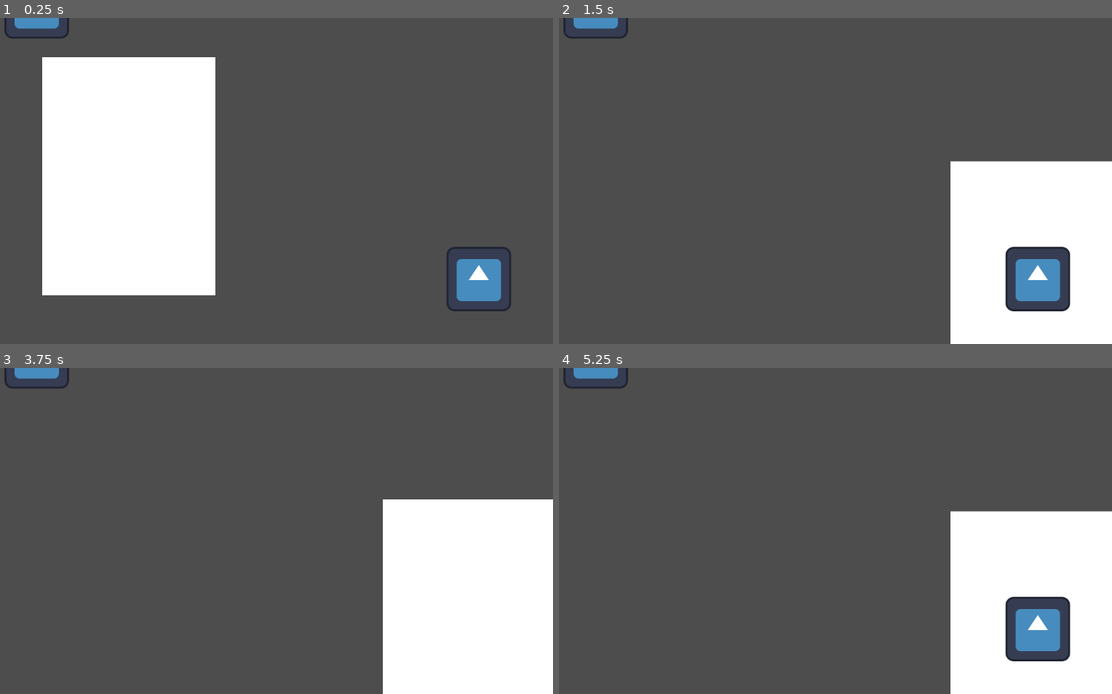
Above: before the commit, frames 1-4 (two rows, left to right).
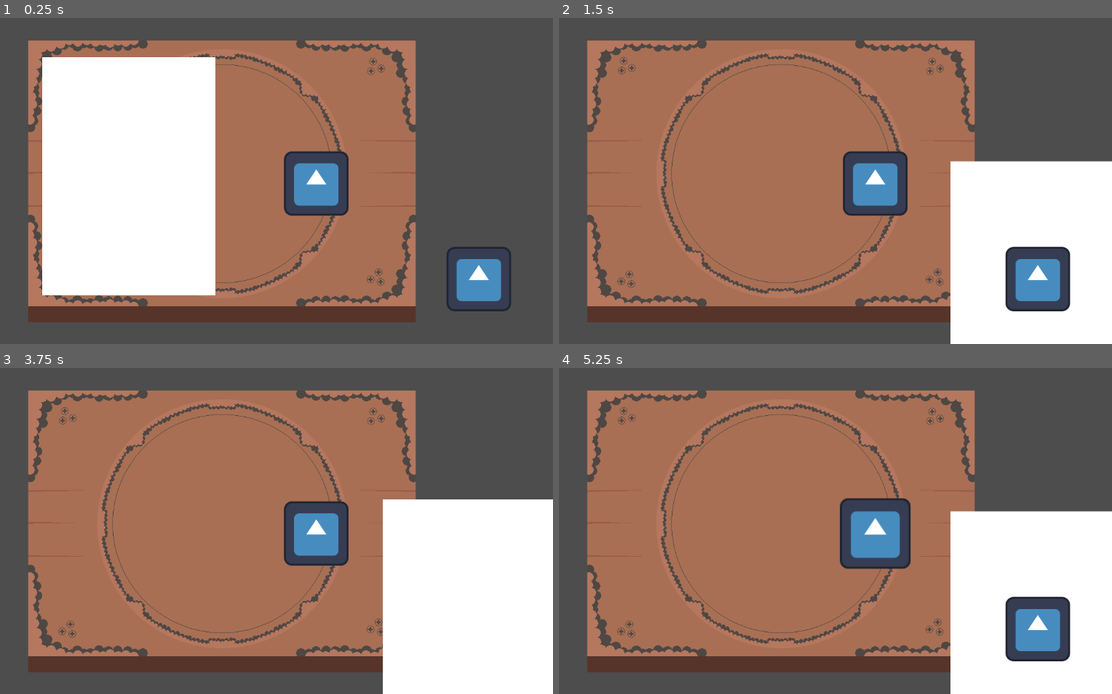
Above: after the commit, the same moments.

Repository: Shiro-zero/projecbutterfly
Game: Godot game, scene res://world.tscn
Same seed, same stepped clock (60 frames per second), same inputs: the game is played once before the commit and once after it. The engine's default icon, where the game draws it, is replaced by a stand-in: a white triangle on a blue panel in a dark square.
Inputs (mouse positions are in pixels of both pictures, inside the frame that each line leads up to):
- Up to frame 1 (0.25 s): no input
- Up to frame 2 (1.5 s): tap Enter at 0.5 s; drag from (686, 174) to (1040, 278) at 0.52 s; drag from (702, 197) to (1040, 278) at 1.27 s
- Up to frame 3 (3.75 s): tap Space at 2, 3.5 s; move the mouse to (320, 459) at 2.02 s; click (320, 459) at 2.17 s; tap Enter at 2.75 s; drag from (232, 596) to (481, 628) at 2.77 s; move the mouse to (436, 579) at 3.52 s; click (436, 579) at 3.67 s
- Up to frame 4 (5.25 s): tap Enter at 4.25 s; drag from (647, 482) to (735, 449) at 4.27 s; tap Space at 5 s; move the mouse to (852, 531) at 5.02 s; click (852, 531) at 5.17 s

The runs differ from the first frame. In frame 1, 35% of the frame differs, in the area x 0-76%, y 0-94%; in frame 2, 55%; in frame 3, 54%; in frame 4, 55%.

Commit message:
better stamp and buro

Diff:
--- a/assets/feuille papier/feuille_papier.tscn
+++ b/assets/feuille papier/feuille_papier.tscn
@@ -3,11 +3,22 @@
 [ext_resource type="Script" uid="uid://d0yn4vrme7gqa" path="res://assets/feuille papier/feuille_papier.gd" id="1_v5b2u"]
 
 [sub_resource type="RectangleShape2D" id="RectangleShape2D_fj7yv"]
-size = Vector2(342, 476)
+size = Vector2(343, 473.5)
 
 [node name="FeuillePapier" type="Node2D"]
 script = ExtResource("1_v5b2u")
 base_z_index = 0
+
+[node name="Stamp area" type="Control" parent="."]
+unique_name_in_owner = true
+z_index = 1
+clip_contents = true
+layout_mode = 3
+anchors_preset = 0
+offset_left = -171.0
+offset_top = -238.0
+offset_right = 174.0
+offset_bottom = 237.0
 
 [node name="ColorRect" type="ColorRect" parent="."]
 offset_left = -170.0
@@ -20,7 +31,7 @@
 collision_mask = 3
 
 [node name="CollisionShape2D" type="CollisionShape2D" parent="Area2D"]
-position = Vector2(3, -3)
+position = Vector2(1.5, -0.75)
 shape = SubResource("RectangleShape2D_fj7yv")
 
 [connection signal="mouse_entered" from="Area2D" to="." method="_on_area_2d_mouse_entered"]
--- a/assets/stamp/stamp.gd
+++ b/assets/stamp/stamp.gd
@@ -6,13 +6,13 @@
 var is_charged = true
 
 
-func stamp(feuille):
+func stamp(feuille:Node2D):
 	if is_charged:
 		var mark = null
 		if is_accepted_stamp:
 			mark = accepted_mark.instantiate()
 		else:
 			mark = refused_mark.instantiate()
-		feuille.add_child(mark)
+		feuille.get_child(0).add_child(mark)
 		mark.global_position = global_position
 		feuille.is_accepted = is_accepted_stamp
--- a/world.tscn
+++ b/world.tscn
@@ -1,10 +1,15 @@
-[gd_scene load_steps=4 format=3 uid="uid://caobt1w4cxy2p"]
+[gd_scene load_steps=5 format=3 uid="uid://caobt1w4cxy2p"]
 
+[ext_resource type="Texture2D" uid="uid://br7ra31tcuxv0" path="res://2.png" id="1_aqk2v"]
 [ext_resource type="Script" uid="uid://ckg7jxs3yk8bw" path="res://assets/draggable/draggable_controller.gd" id="2_tlwt5"]
 [ext_resource type="PackedScene" uid="uid://hb3aac8egouy" path="res://assets/stamp/stamp.tscn" id="3_aqk2v"]
 [ext_resource type="PackedScene" uid="uid://bvymuumfip7mt" path="res://assets/feuille papier/feuille_papier.tscn" id="3_tlwt5"]
 
 [node name="World" type="Node2D"]
+
+[node name="bureau" type="Sprite2D" parent="."]
+position = Vector2(496, 325)
+texture = ExtResource("1_aqk2v")
 
 [node name="DraggableController" type="Node2D" parent="."]
 script = ExtResource("2_tlwt5")
@@ -16,5 +21,5 @@
 position = Vector2(1005, 519)
 
 [node name="Stamp2" parent="DraggableController" groups=["stamp"] instance=ExtResource("3_aqk2v")]
-position = Vector2(129, -23)
+position = Vector2(683, 329)
 is_accepted_stamp = false
Binary file added: 2.png
Not shown, added: 2.png.import
